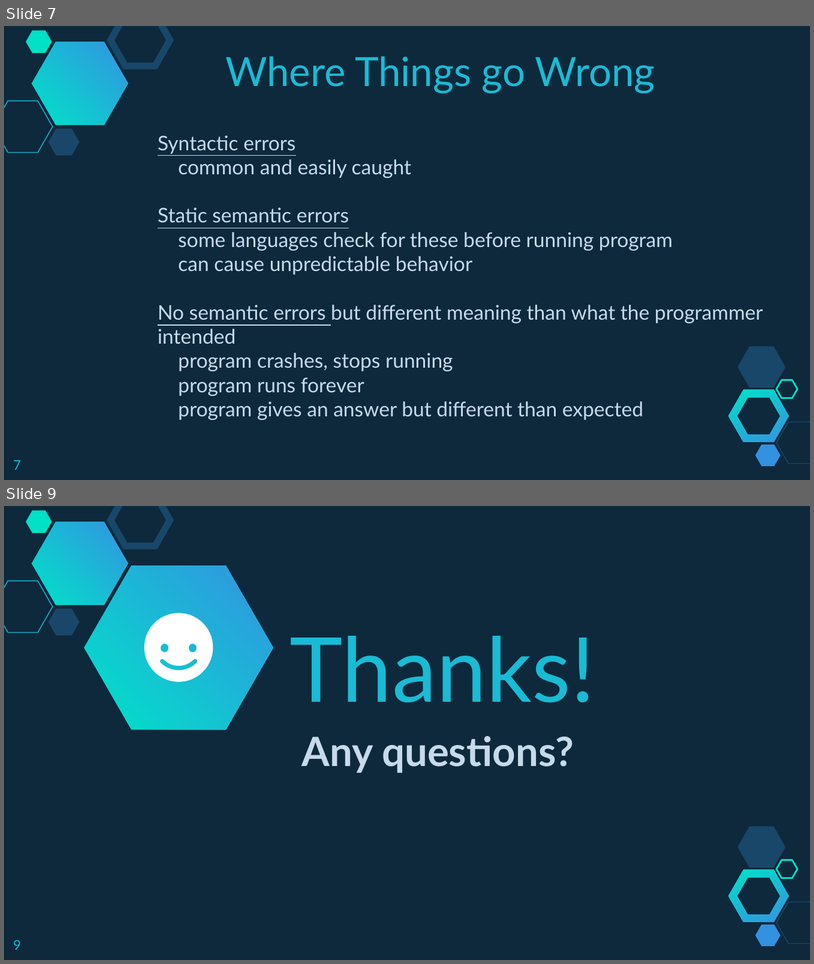
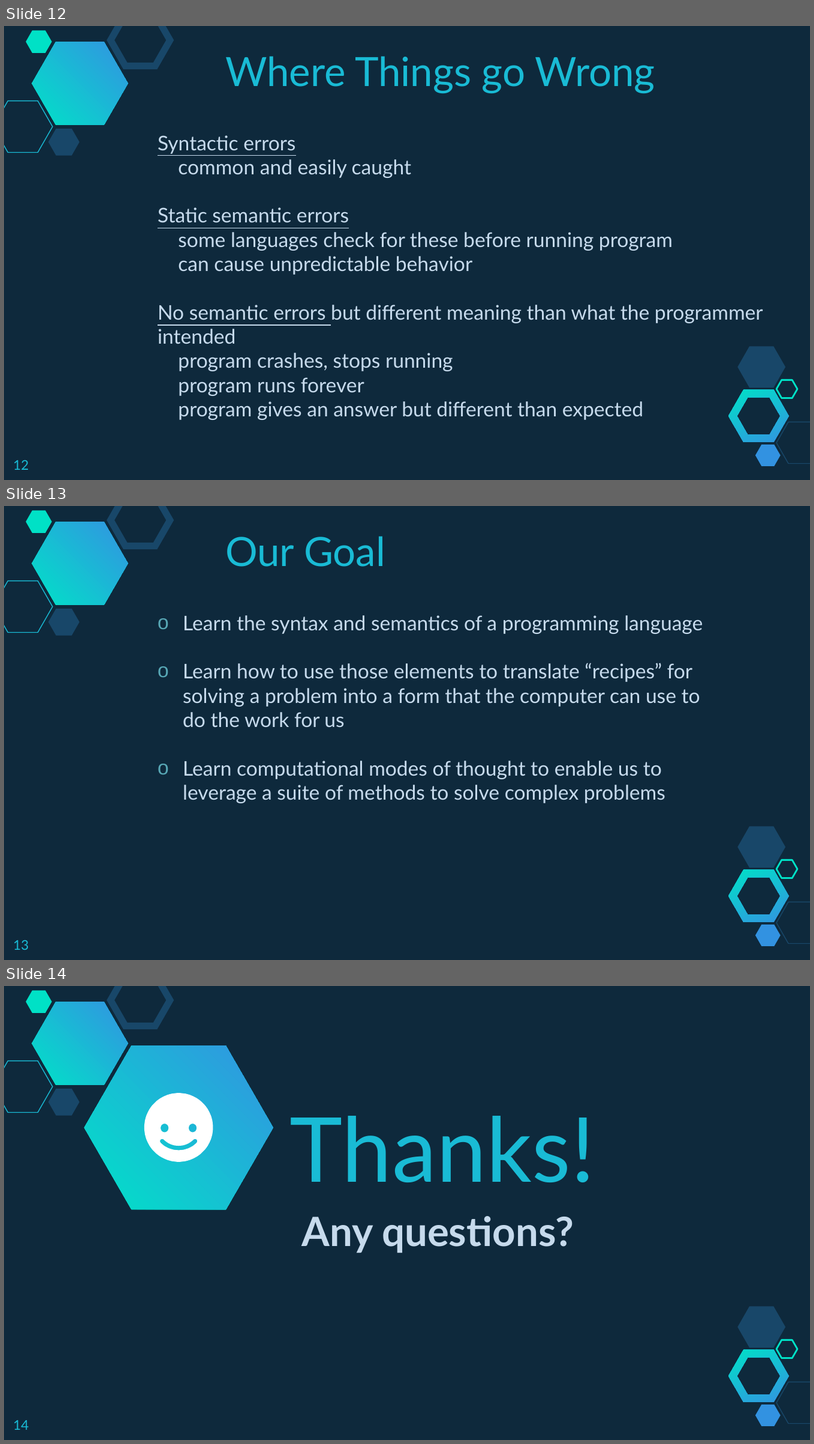
Before and after one commit to branhoff/python_class_101, a slide deck: lecture_slides/1_Python Lesson 1 - Aspects of Language.pptx. Shown one above the other, each under a label of ours: slides 7 and 9 before the commit, slides 12, 13 and 14 after it; the slides between them are not shown. The pictures are 814x964 and 814x1444 pixels, drawn with LibreOffice and Linux fonts; fonts in the diff are those of the drawing. Boxes give left, top, right and bottom in pixels: in the first picture for what was removed or moved away, otherwise in the second. Text is boxed around its words. In the diff, an @@ line names an element or a change of style, - is before the commit and + after.

```diff
--- a/lecture_slides/1_Python Lesson 1 - Aspects of Language.pptx
+++ b/lecture_slides/1_Python Lesson 1 - Aspects of Language.pptx
@@ slide 13 added at box(4, 506, 810, 960), background #0E293C; not listed: 10 template elements that a slide beside it also shows @@
@@ text added at box(225, 536, 386, 567), 36 pt, text #19BBD5 @@
+Our Goal
@@ text added at box(183, 615, 703, 803), 18 pt, text #C6DAEC @@
+o Learn the syntax and semantics of a programming language
+o Learn how to use those elements to translate “recipes” for solving a problem into a form that the computer can use to do the work for us
+o Learn computational modes of thought to enable us to leverage a suite of methods to solve complex problems
@@ page number added at box(13, 940, 29, 949), 12 pt, text #19BBD5 @@
+13
@@ what was slide 7 is now slide 12 @@
@@ page number at box(13, 460, 29, 469): text changed @@
-7
+12
@@ what was slide 9 is now slide 14 @@
@@ page number at box(13, 1420, 29, 1429): text changed @@
-9
+14
```
Also in this commit, not shown: 1 slide changed, 5 other slides added, 1 slide removed.
